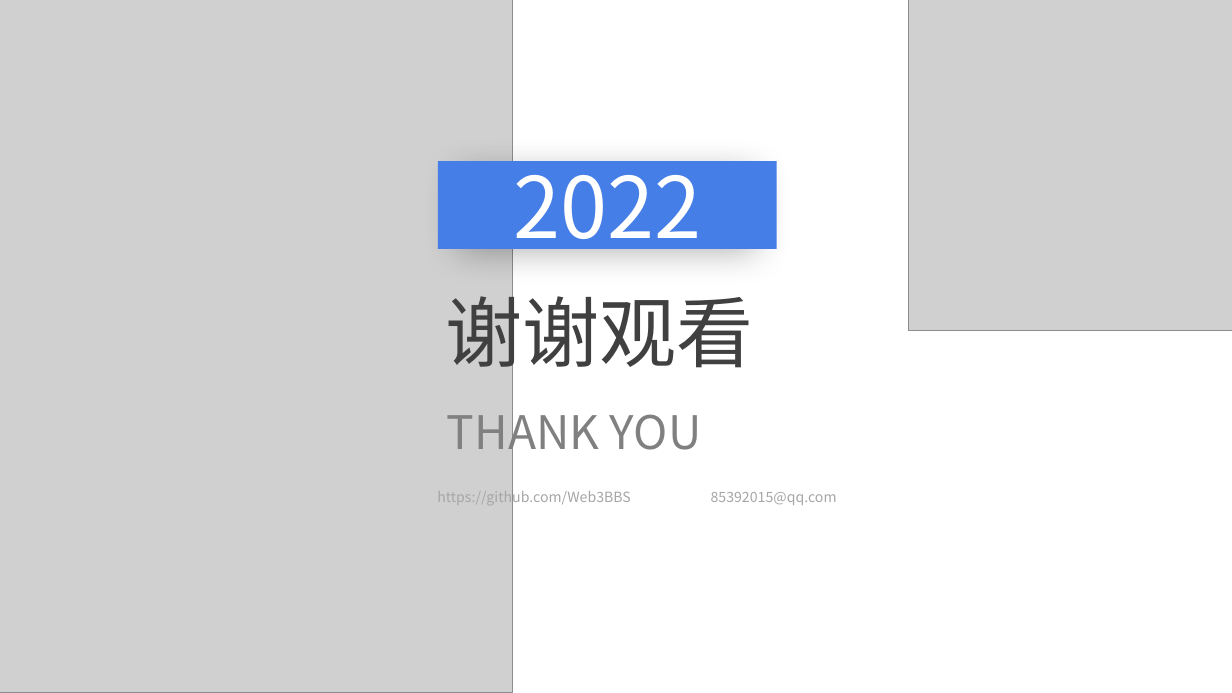
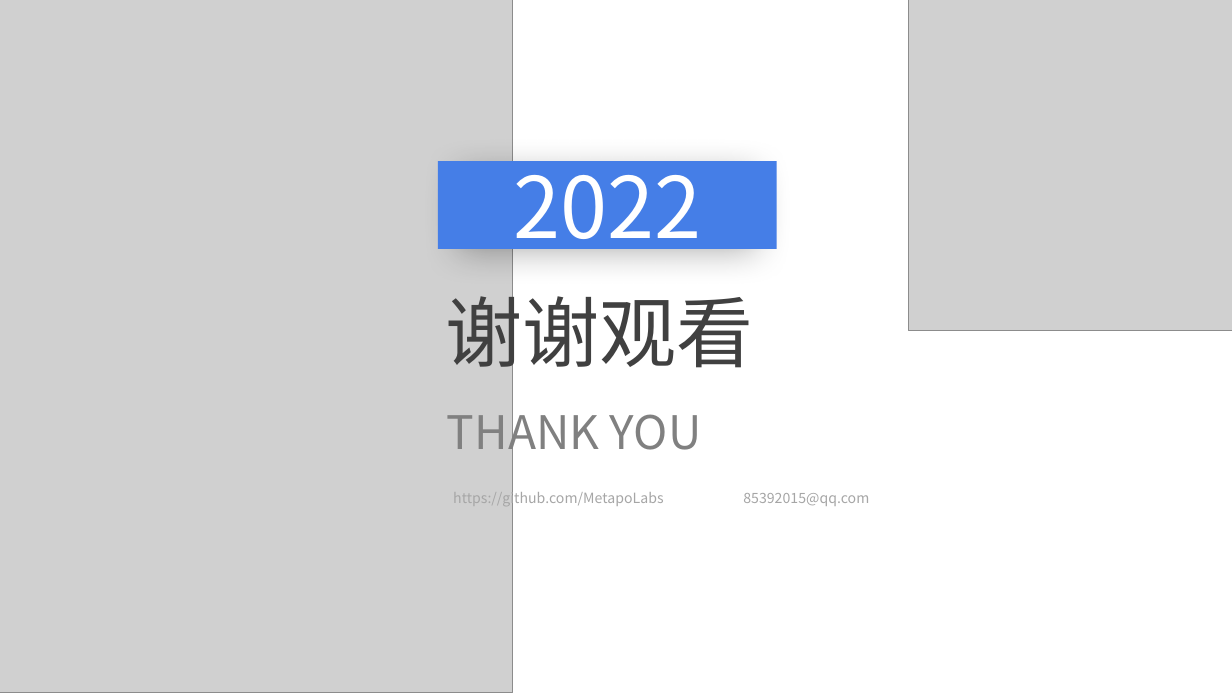
Before and after one commit to MetapoLabs/metapo-docs, a slide deck: slide 16 of Metapo.pptx. Drawn at 1232x693 pixels with LibreOffice and Linux fonts; fonts in the diff are those of the drawing; grey boxes stand for pictures. Boxes give left, top, right and bottom in pixels: in the first picture for what was removed or moved away, otherwise in the second. Text is boxed around its words. In the diff, an @@ line names an element or a change of style, - is before the commit and + after.

```diff
--- a/Metapo.pptx
+++ b/Metapo.pptx
@@ text at (453,489,869,507): text changed @@
-https://github.com/Web3BBS 85392015@qq.com
+https://github.com/MetapoLabs 85392015@qq.com
```
Also in this commit, not shown: 6 other slides changed, 4 other files.
